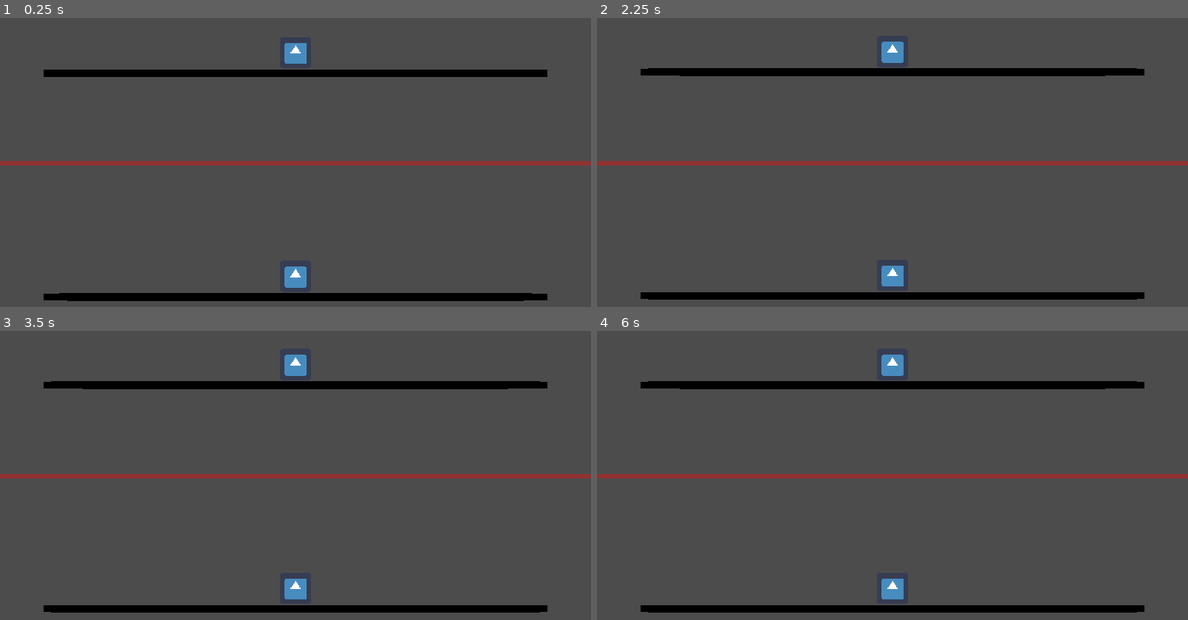
Above: before the commit, frames 1-4 (two rows, left to right).
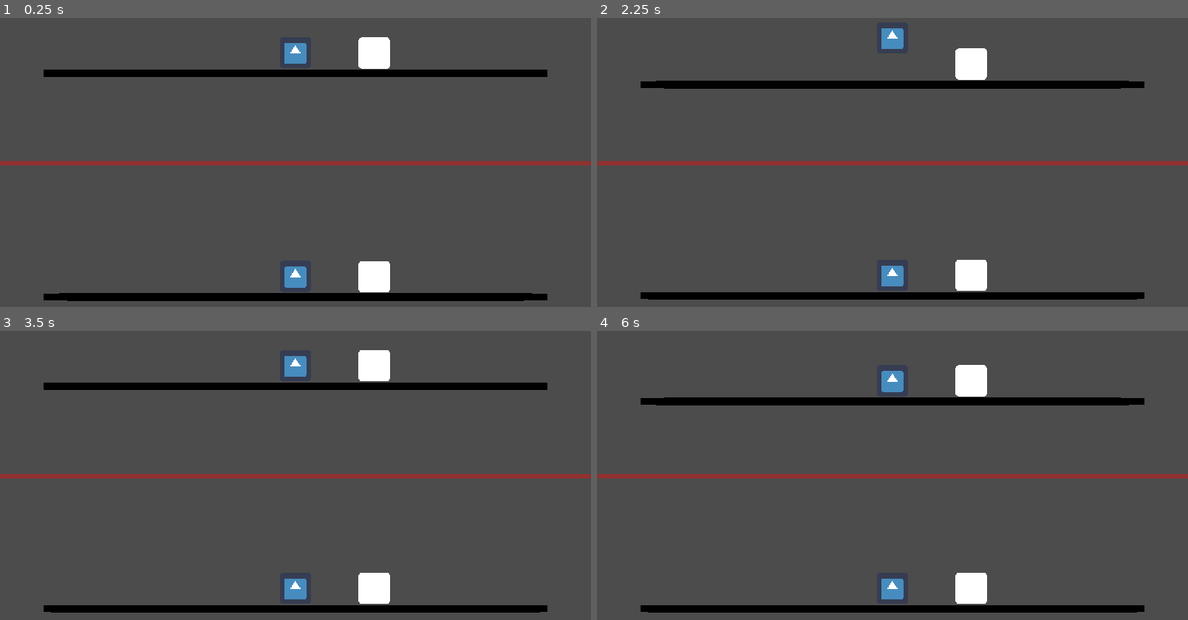
Above: after the commit, the same moments.

Repository: J-Vernay/wonderjam-hiver2021
Game: Godot game, scene res://TestZone/MainScene.tscn
Two runs of this game, one before a commit and one after it. Both use one fixed random seed, a clock stepped at 60 frames per second and the inputs below. The project has no main scene, so this scene is started directly. The engine's default icon, where the game draws it, is replaced by a stand-in: a white triangle on a blue panel in a dark square.
Inputs:
- Up to frame 1 (0.25 s): no input
- Up to frame 2 (2.25 s): tap Enter at 1.25 s; tap Space at 2 s
- Up to frame 3 (3.5 s): no input
- Up to frame 4 (6 s): tap Enter at 4.25 s; tap Space at 5 s

The runs differ from the first frame. In frame 1, 1.2% of the frame differs, in the area x 48-66%, y 6-95%; in frame 2, 6.1%, in the area x 7-93%, y 3-95%; in frame 3, 1.9%; in frame 4, 6.0%.

Commit message:
L'impulse !

Diff:
--- a/TestZone/Debris.tscn
+++ b/TestZone/Debris.tscn
@@ -7,6 +7,9 @@
 extents = Vector2( 32, 32 )
 
 [node name="Debris" type="RigidBody2D"]
+collision_layer = 8
+mass = 10.0
+gravity_scale = 4.0
 script = ExtResource( 2 )
 
 [node name="Sprite" type="Sprite" parent="."]
--- a/TestZone/Player.gd
+++ b/TestZone/Player.gd
@@ -11,6 +11,11 @@
 const JUMPFORCE = 300
 
 var velocity : Vector2
+var disableImpulse = false
+
+enum direction{
+	leftUp = 0, up = 1, upRight = 2, right = 3, downLeft = 4, down = 5, downRight = 6, left = 7, none = 8
+}
 
 func _ready():
 	velocity = Vector2(0, 0)
@@ -20,8 +25,9 @@
 	var right = Input.is_action_pressed(getMyInput("Right"))
 	var left = Input.is_action_pressed(getMyInput("Left"))
 	var up = Input.is_action_pressed(getMyInput("Up"))
-	var jump = Input.is_action_just_pressed(getMyInput("Up"))
+	var jump = Input.is_action_just_pressed(getMyInput("Jump"))
 	var down = Input.is_action_pressed(getMyInput("Down"))
+	var attack = Input.is_action_just_pressed(getMyInput("Attack"))
 	if(right != left):
 		if(right):
 			velocity.x = clamp(velocity.x + ACCELERATION, -MAXSPEED, MAXSPEED)
@@ -32,11 +38,58 @@
 	if(jump && is_on_floor()):
 		velocity.y = -JUMPFORCE
 	velocity.y += GRAVITY * delta
+	if(velocity.x > 0):
+		$AnimatedSprite.flip_h = false
+	else:
+		$AnimatedSprite.flip_h = true
 	velocity = move_and_slide(velocity, VECTOR_UP)
 
+	if(disableImpulse):
+		$ImpulseZone/CollisionShape2D.disabled = true
+
+	if(attack):
+		slash(getDirection(up, right, down, left))
 
 
+func getDirection(up : bool, right : bool, down : bool, left : bool):
+	var xdir = int(right) - int(left)
+	var ydir = int(up) - int(down)
+	var dir = 3*ydir + xdir
+	if(dir == 0):
+		dir = 1 - 2 * int($AnimatedSprite.flip_h)
+	return dir
 
+
+var slashDirection
+func slash(direction):
+	disableImpulse = true
+	slashDirection = direction
+	$ImpulseZone/CollisionShape2D.disabled = false
+	#Faut placer la position de la zone maintenant
 
 func getMyInput(name : String):
 	return name + str(controlMode)
+
+
+func _on_ImpulseZone_body_entered(body):
+	var impulse = Vector2()
+	var FORCE = 500
+	match(slashDirection):
+		1:
+			impulse = Vector2.RIGHT
+		2:
+			impulse = Vector2(-1, -1)
+		3:
+			impulse = Vector2.UP
+		4:
+			impulse = Vector2(1, -1)
+		-1:
+			impulse = Vector2.LEFT
+		-2:
+			impulse = Vector2(1, 1)
+		-3:
+			impulse = Vector2.DOWN
+		-4:
+			impulse = Vector2(-1, 1)
+
+	body.apply_central_impulse(impulse * FORCE)
--- a/TestZone/Player.tscn
+++ b/TestZone/Player.tscn
@@ -15,7 +15,12 @@
 radius = 32.0
 height = 0.0
 
+[sub_resource type="CapsuleShape2D" id=3]
+radius = 16.0
+height = 28.0
+
 [node name="Player" type="KinematicBody2D"]
+collision_mask = 11
 script = ExtResource( 2 )
 
 [node name="AnimatedSprite" type="AnimatedSprite" parent="."]
@@ -29,3 +34,15 @@
 smoothing_enabled = true
 drag_margin_left = 0.4
 drag_margin_right = 0.4
+
+[node name="ImpulseZone" type="Area2D" parent="."]
+position = Vector2( 40, 0 )
+collision_layer = 0
+collision_mask = 8
+__meta__ = {
+"_edit_group_": true
+}
+
+[node name="CollisionShape2D" type="CollisionShape2D" parent="ImpulseZone"]
+shape = SubResource( 3 )
+[connection signal="body_entered" from="ImpulseZone" to="." method="_on_ImpulseZone_body_entered"]
--- a/TestZone/World.tscn
+++ b/TestZone/World.tscn
@@ -1,8 +1,9 @@
-[gd_scene load_steps=5 format=2]
+[gd_scene load_steps=6 format=2]
 
 [ext_resource path="res://TestZone/Player.tscn" type="PackedScene" id=1]
 [ext_resource path="res://icon.png" type="Texture" id=2]
 [ext_resource path="res://TestZone/World.gd" type="Script" id=3]
+[ext_resource path="res://TestZone/Debris.tscn" type="PackedScene" id=4]
 
 [sub_resource type="RectangleShape2D" id=1]
 extents = Vector2( 512, 10 )
@@ -26,3 +27,7 @@
 position = Vector2( 0, 48 )
 scale = Vector2( 16, 0.25 )
 texture = ExtResource( 2 )
+
+[node name="Debris" parent="." instance=ExtResource( 4 )]
+position = Vector2( 160, 0 )
+mass = 1.0
--- a/project.godot
+++ b/project.godot
@@ -67,6 +67,33 @@
 "events": [ Object(InputEventKey,"resource_local_to_scene":false,"resource_name":"","device":0,"alt":false,"shift":false,"control":false,"meta":false,"command":false,"pressed":false,"scancode":16777234,"unicode":0,"echo":false,"script":null)
  ]
 }
+Jump1={
+"deadzone": 0.5,
+"events": [ Object(InputEventKey,"resource_local_to_scene":false,"resource_name":"","device":0,"alt":false,"shift":false,"control":false,"meta":false,"command":false,"pressed":false,"scancode":32,"unicode":0,"echo":false,"script":null)
+ ]
+}
+Jump2={
+"deadzone": 0.5,
+"events": [ Object(InputEventKey,"resource_local_to_scene":false,"resource_name":"","device":0,"alt":false,"shift":false,"control":false,"meta":false,"command":false,"pressed":false,"scancode":16777351,"unicode":0,"echo":false,"script":null)
+ ]
+}
+Attack1={
+"deadzone": 0.5,
+"events": [ Object(InputEventKey,"resource_local_to_scene":false,"resource_name":"","device":0,"alt":false,"shift":false,"control":false,"meta":false,"command":false,"pressed":false,"scancode":69,"unicode":0,"echo":false,"script":null)
+ ]
+}
+Attack2={
+"deadzone": 0.5,
+"events": [ Object(InputEventKey,"resource_local_to_scene":false,"resource_name":"","device":0,"alt":false,"shift":false,"control":false,"meta":false,"command":false,"pressed":false,"scancode":16777352,"unicode":0,"echo":false,"script":null)
+ ]
+}
+
+[layer_names]
+
+2d_physics/layer_1="Player"
+2d_physics/layer_2="StaticObject"
+2d_physics/layer_3="Sword"
+2d_physics/layer_4="Debris"
 
 [rendering]
 
Not shown: 1 places in TestZone/Player.tscn that only renumber resources
